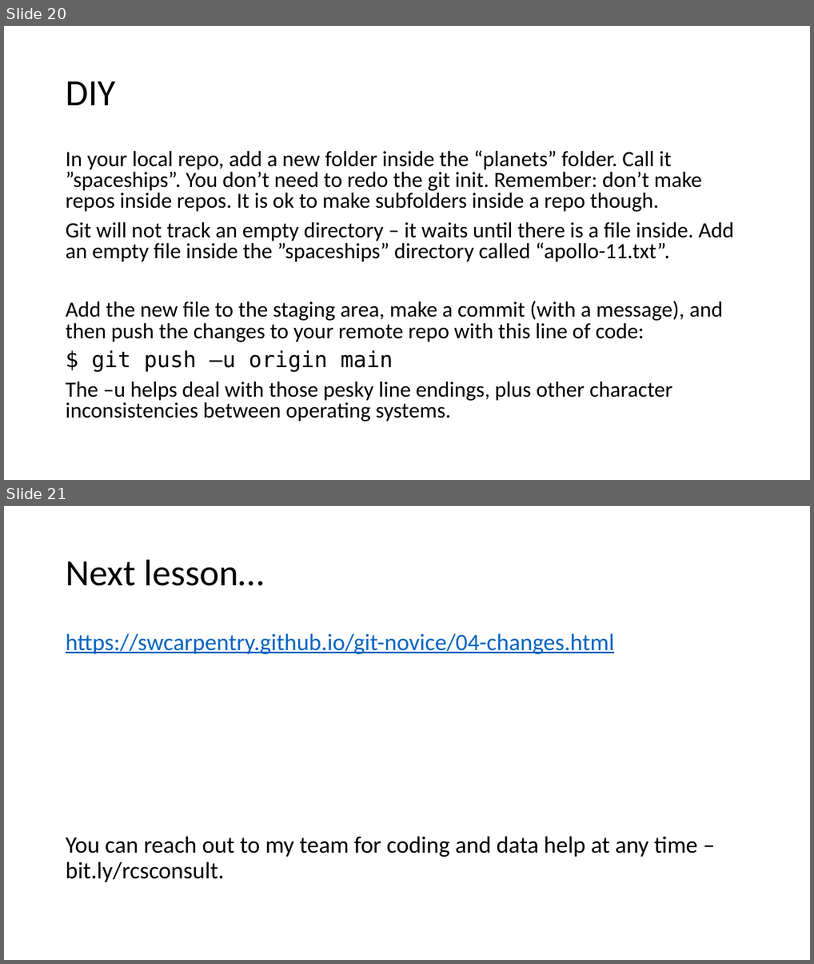
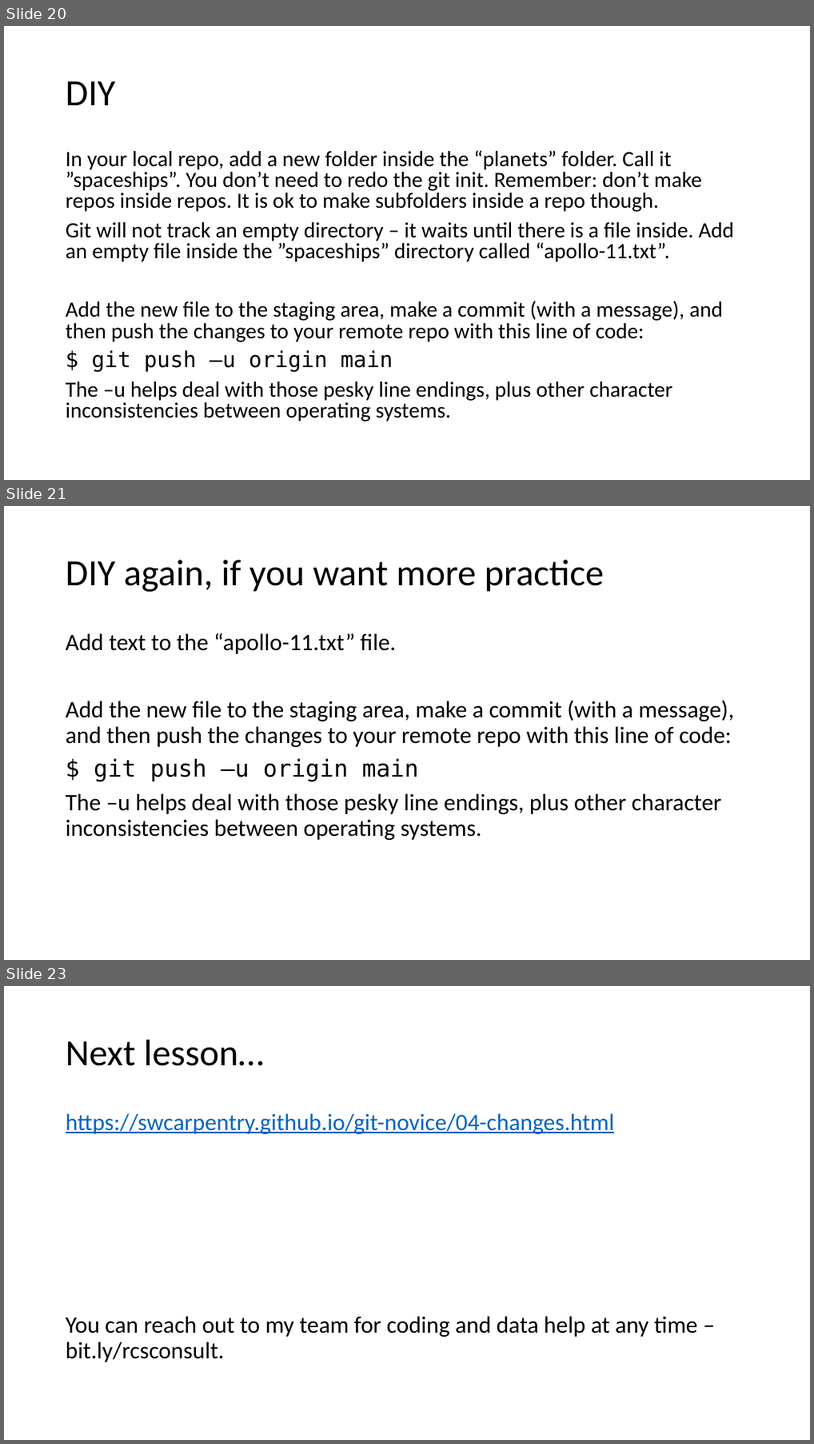
Before and after one commit to nuitrcs/introGit, a slide deck: introGit.pptx. Shown one above the other, each under a label of ours: slides 20 and 21 before the commit, slides 20, 21 and 23 after it; the slides between them are not shown. The pictures are 814x964 and 814x1444 pixels, drawn with LibreOffice and Linux fonts; fonts in the diff are those of the drawing. Boxes give left, top, right and bottom in pixels: in the first picture for what was removed or moved away, otherwise in the second. Text is boxed around its words. In the diff, an @@ line names an element or a change of style, - is before the commit and + after.

```diff
--- a/introGit.pptx
+++ b/introGit.pptx
@@ slide 21 added at [4, 506, 810, 960], background #FFFFFF @@
@@ title added at [66, 560, 604, 592], 44 pt, text #000000 @@
+DIY again, if you want more practice
@@ text added at [66, 633, 735, 840], 28 pt, text #000000 @@
+Add text to the “apollo-11.txt” file.
+Add the new file to the staging area, make a commit (with a message), and then push the changes to your remote repo with this line of code:
+$ git push –u origin main
+The –u helps deal with those pesky line endings, plus other character inconsistencies between operating systems.
@@ what was slide 21 is now slide 23 @@
```
Also in this commit, not shown: 9 slides changed, 3 other slides added, 2 slides removed.
